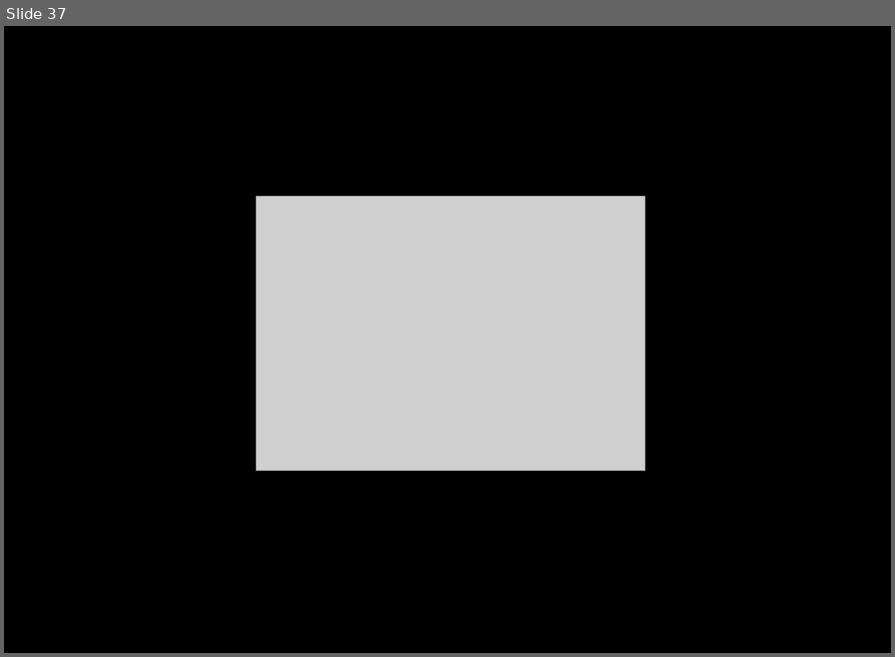
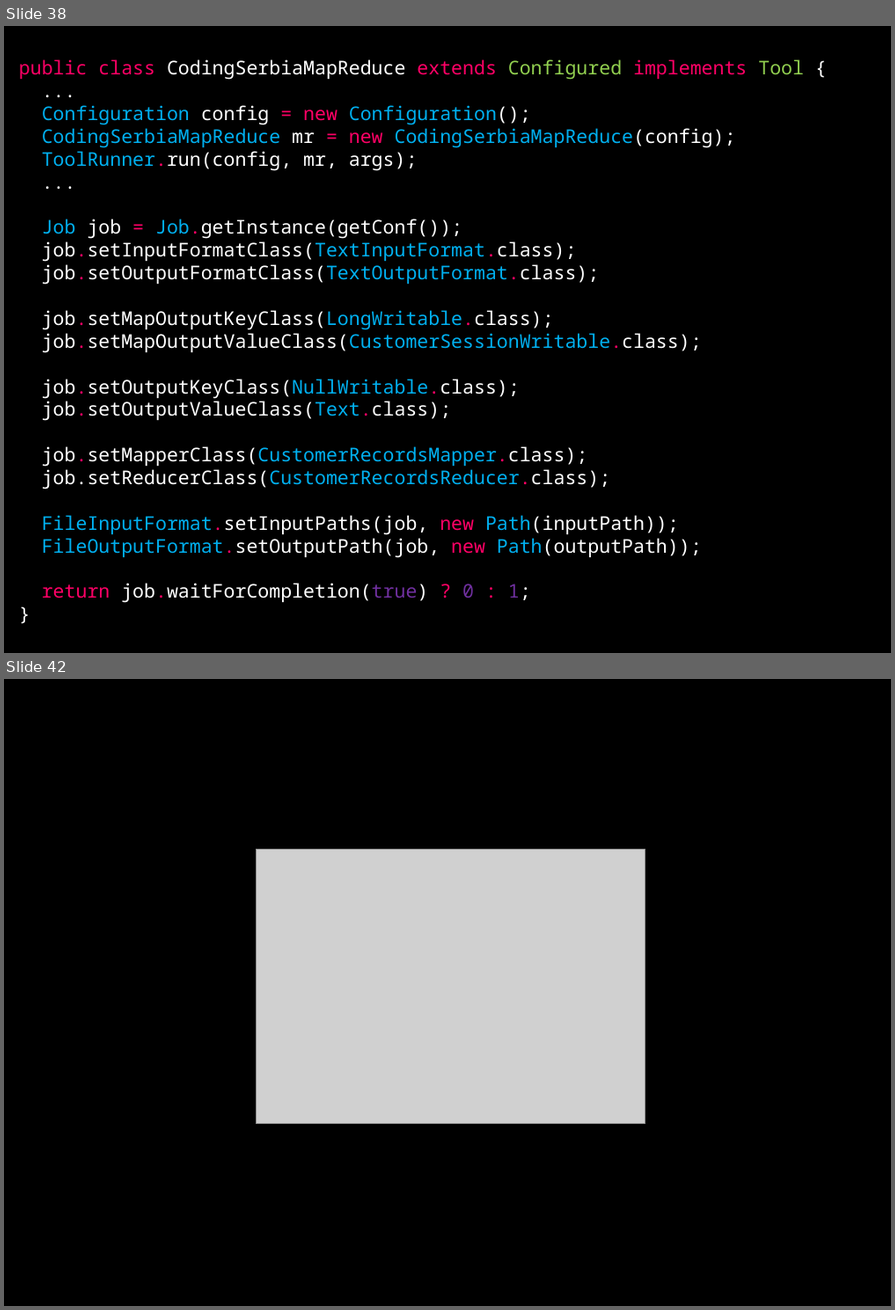
Before and after one commit to dzamurovic/coding-serbia-2014, a slide deck: coding-serbia.pptx. Shown one above the other, each under a label of ours: slide 37 before the commit, slides 38 and 42 after it; the slides between them are not shown. The pictures are 895x657 and 895x1310 pixels, drawn with LibreOffice and Linux fonts; fonts in the diff are those of the drawing; grey boxes stand for pictures. Boxes give left, top, right and bottom in pixels: in the first picture for what was removed or moved away, otherwise in the second. Text is boxed around its words. In the diff, an @@ line names an element or a change of style, - is before the commit and + after.

```diff
--- a/coding-serbia.pptx
+++ b/coding-serbia.pptx
@@ slide 38 added at box(4, 26, 891, 653), background #000000 @@
@@ rectangle added at box(4, 26, 891, 653), fill #000000, outline #000000 2 pt, 18 pt, text #FFFFFF @@
+public class CodingSerbiaMapReduce extends Configured implements Tool {
+...
+Configuration config = new Configuration();
+CodingSerbiaMapReduce mr = new CodingSerbiaMapReduce(config);
+ToolRunner.run(config, mr, args);
+...
+Job job = Job.getInstance(getConf());
+job.setInputFormatClass(TextInputFormat.class);
+job.setOutputFormatClass(TextOutputFormat.class);
+job.setMapOutputKeyClass(LongWritable.class);
+job.setMapOutputValueClass(CustomerSessionWritable.class);
+job.setOutputKeyClass(NullWritable.class);
+job.setOutputValueClass(Text.class);
+job.setMapperClass(CustomerRecordsMapper.class);
+job.setReducerClass(CustomerRecordsReducer.class);
+FileInputFormat.setInputPaths(job, new Path(inputPath));
+FileOutputFormat.setOutputPath(job, new Path(outputPath));
+return job.waitForCompletion(true) ? 0 : 1;
+}
@@ what was slide 37 is now slide 42 @@
```
Also in this commit, not shown: 4 slides changed, 4 other slides added.
